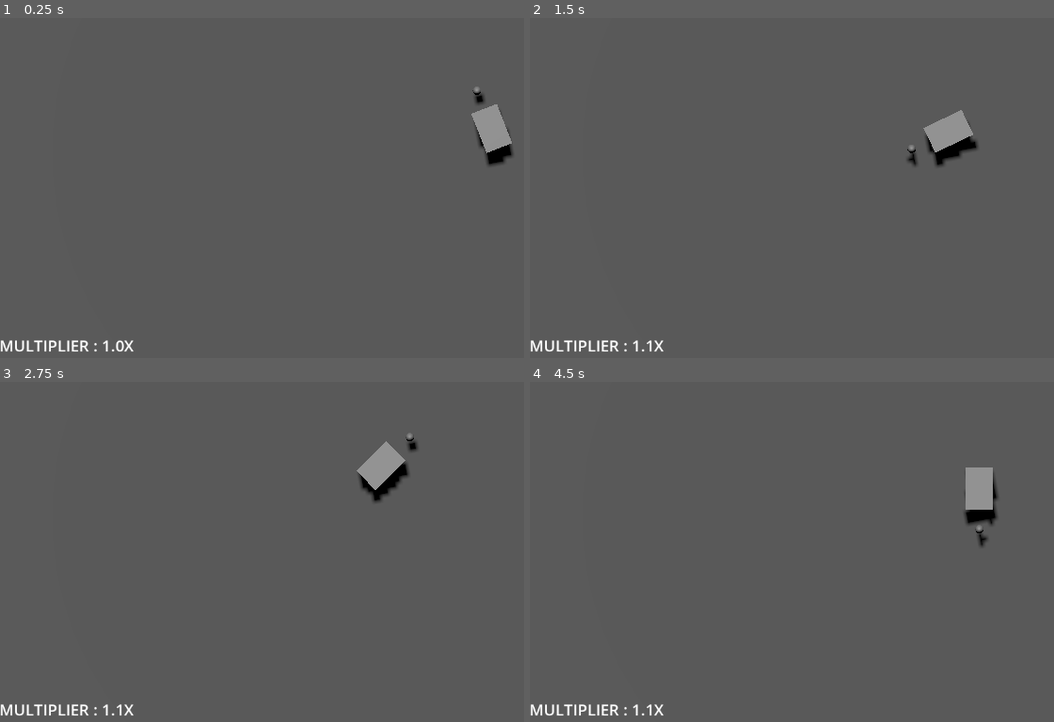
Above: before the commit, frames 1-4 (two rows, left to right).
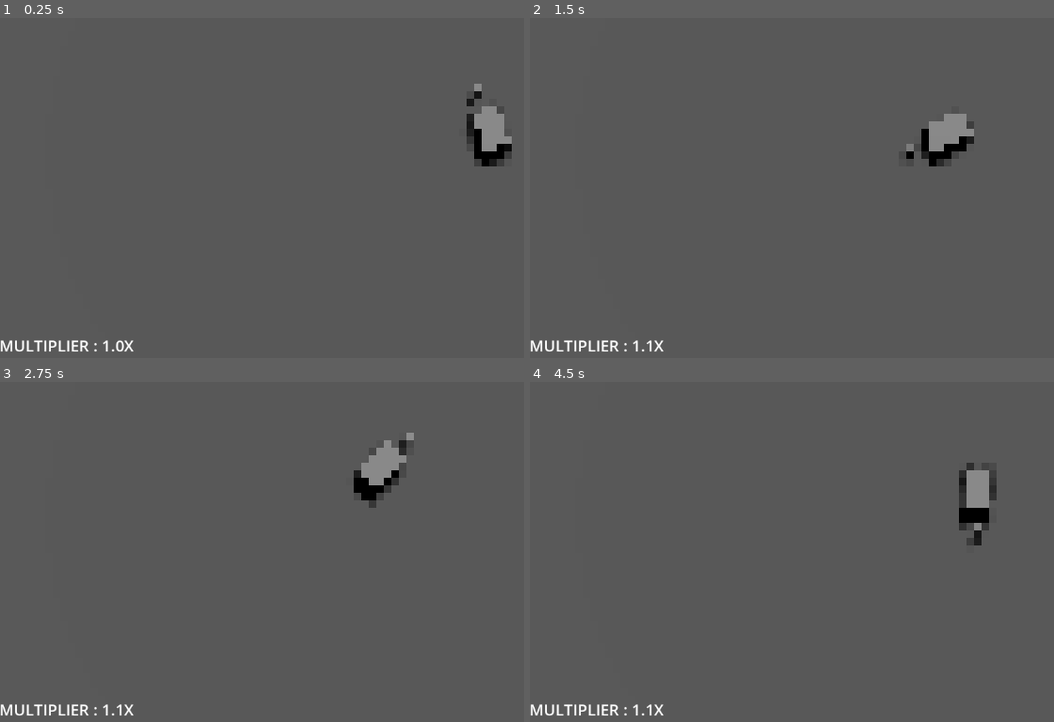
Above: after the commit, the same moments.

Repository: TheBlipBloop/gmtk-2025
Game: Godot game, scene res://scenes/playground-movement.tscn
Same seed, same stepped clock (60 frames per second), same inputs: the game is played once before the commit and once after it.
Inputs (mouse positions are in pixels of both pictures, inside the frame that each line leads up to):
- Up to frame 1 (0.25 s): no input
- Up to frame 2 (1.5 s): move the mouse to (624, 347) at 0.52 s; hold Space (thrust) 0.53-1.28 s; hold A (rotate_ccw) 0.53-1.28 s; move the mouse to (755, 174) at 1.27 s; tap D (rotate_cw) at 1.35 s
- Up to frame 3 (2.75 s): move the mouse to (450, 422) at 2.02 s; hold Space (thrust) from 2.03 s (still down); hold A (rotate_ccw) from 2.03 s (still down)
- Up to frame 4 (4.5 s): move the mouse to (870, 599) at 2.77 s; release A (rotate_ccw) at 2.78 s; tap D (rotate_cw) at 2.85, 4.35 s; move the mouse to (outside the picture) at 3.52 s; release Space (thrust) at 3.53 s; hold A (rotate_ccw) 3.53-4.28 s; move the mouse to (681, 453) at 4.27 s

The runs differ from the first frame. In frame 1, 0.6% of the frame differs, in the area x 89-98%, y 19-44%; in frame 2, 0.5%; in frame 3, 0.6%; in frame 4, 0.7%, in the area x 81-90%, y 23-49%.

Commit message:
relink pixelization

Diff:
--- /dev/null
+++ b/materials/pp_pixelate.tres
@@ -0,0 +1,8 @@
+[gd_resource type="ShaderMaterial" load_steps=2 format=3 uid="uid://vlmrhjgnprvx"]
+
+[ext_resource type="Shader" uid="uid://cq701pd1u43kd" path="res://shaders/pp_pixelate.gdshader" id="1_8r7wv"]
+
+[resource]
+render_priority = 0
+shader = ExtResource("1_8r7wv")
+shader_parameter/pixel_size = 8
--- a/prefabs/camera.tscn
+++ b/prefabs/camera.tscn
@@ -1,6 +1,11 @@
-[gd_scene load_steps=2 format=3 uid="uid://co4a2xheavkr1"]
+[gd_scene load_steps=4 format=3 uid="uid://co4a2xheavkr1"]
 
 [ext_resource type="Script" uid="uid://c8v18iy7fenub" path="res://scripts/camera_mouse_helper.gd" id="1_70n02"]
+[ext_resource type="Material" uid="uid://vlmrhjgnprvx" path="res://materials/pp_pixelate.tres" id="2_6p8hw"]
+
+[sub_resource type="QuadMesh" id="QuadMesh_70n02"]
+flip_faces = true
+size = Vector2(2, 2)
 
 [node name="Camera" type="Node3D"]
 
@@ -10,3 +15,8 @@
 size = 10.0
 far = 500.0
 script = ExtResource("1_70n02")
+
+[node name="MeshInstance3D" type="MeshInstance3D" parent="Camera3D"]
+material_override = ExtResource("2_6p8hw")
+extra_cull_margin = 16384.0
+mesh = SubResource("QuadMesh_70n02")
--- a/prefabs/player.tscn
+++ b/prefabs/player.tscn
@@ -16,6 +16,7 @@
 script = ExtResource("1_4dohe")
 
 [node name="Graphics" type="Node3D" parent="."]
+transform = Transform3D(1, 0, 0, 0, 1, 0, 0, 0, 1, 0, -0.278663, 0)
 
 [node name="MeshInstance3D" type="MeshInstance3D" parent="Graphics"]
 mesh = SubResource("BoxMesh_fp3wc")
--- a/scenes/playground-movement.tscn
+++ b/scenes/playground-movement.tscn
@@ -19,7 +19,7 @@
 transform = Transform3D(1, 0, 0, 0, -4.37114e-08, -1, 0, 1, -4.37114e-08, 0, 10, 0)
 
 [node name="DirectionalLight3D" type="DirectionalLight3D" parent="."]
-transform = Transform3D(0.982535, -0.172145, 0.0706476, 0, 0.379666, 0.925124, -0.186078, -0.908966, 0.373035, 0, 0, 0)
+transform = Transform3D(0.962798, -0.208708, -0.171641, 0.259961, 0.542016, 0.799149, -0.0737569, -0.814038, 0.576108, -0.0353438, -0.462823, -0.186623)
 shadow_enabled = true
 
 [node name="Game" type="Node" parent="."]
--- a/shaders/pp_pixelate.gdshader
+++ b/shaders/pp_pixelate.gdshader
@@ -2,7 +2,7 @@
 render_mode unshaded, fog_disabled;
 
 uniform sampler2D SCREEN_TEXTURE : hint_screen_texture, filter_linear;
-uniform int pixel_size = 8;
+uniform int pixel_size = 4;
 
 
 void vertex() {
